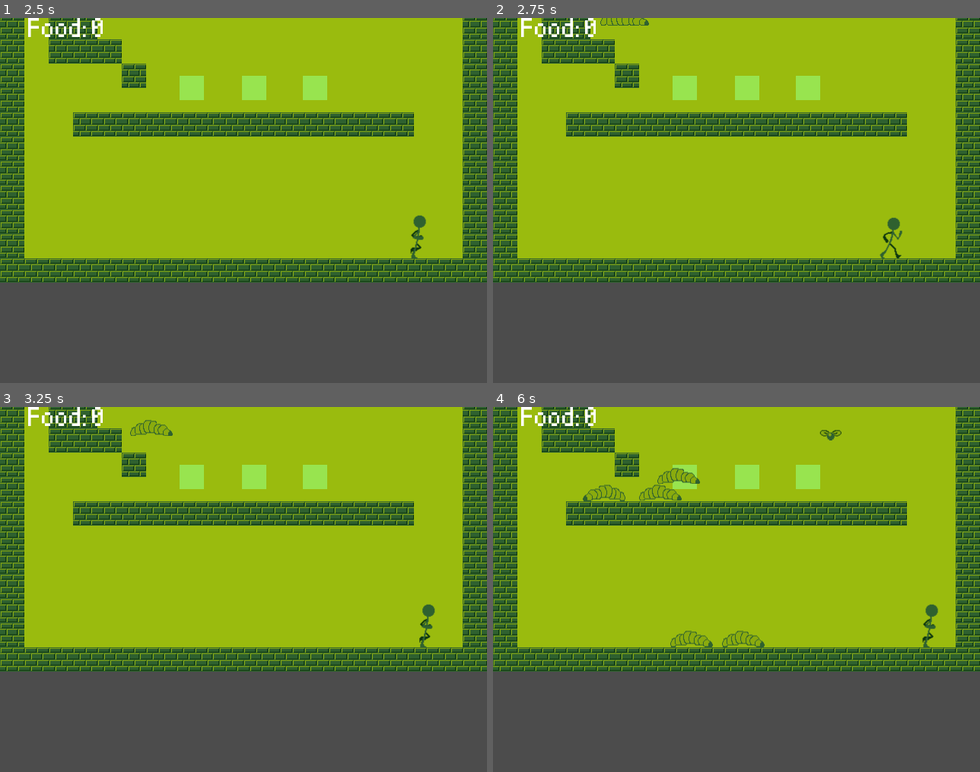
Above: before the commit, frames 1-4 (two rows, left to right).
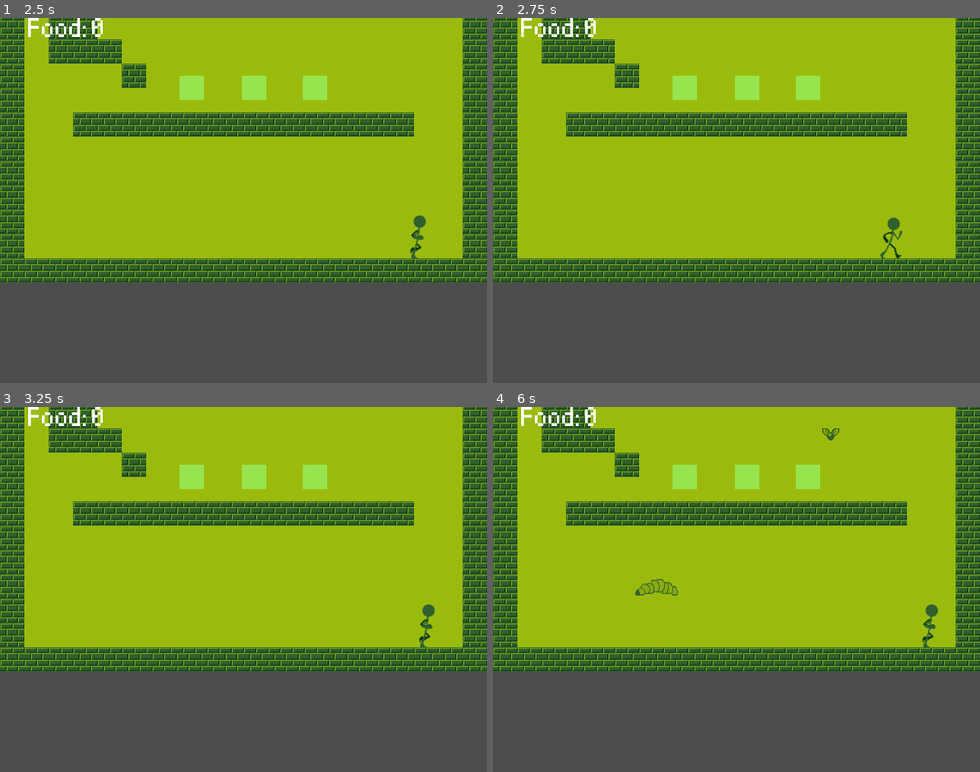
Above: after the commit, the same moments.

Repository: sbieser/LD41
Game: Godot game, scene res://Main.tscn
Two runs of this game, one before a commit and one after it. Both use one fixed random seed, a clock stepped at 60 frames per second and the inputs below.
Inputs:
- Up to frame 1 (2.5 s): tap Enter (ui_accept) at 0.5, 1.35, 1.52, 1.82 s; hold Enter (ui_accept) 0.53-1.28 s; hold Right (ui_right) 0.53-2.03 s; hold Left (ui_left) from 2.03 s (still down); hold Enter (ui_accept) from 2.03 s (still down)
- Up to frame 2 (2.75 s): keep holding Left (ui_left); keep holding Enter (ui_accept)
- Up to frame 3 (3.25 s): release Left (ui_left) at 2.78 s; release Enter (ui_accept) at 2.78 s; hold Right (ui_right) from 2.78 s (still down); tap Enter (ui_accept) at 2.85, 3.02 s
- Up to frame 4 (6 s): tap Enter (ui_accept) at 3.32, 4.35, 4.52, 4.82, 5.85 s; hold Enter (ui_accept) 3.53-4.28 s; release Right (ui_right) at 4.28 s; hold Left (ui_left) 4.28-5.03 s; hold Right (ui_right) 5.03-5.78 s; hold Enter (ui_accept) 5.03-5.78 s; hold Left (ui_left) from 5.78 s (still down)

Frame 1 is identical in both runs. In frame 2, less than 0.1% of the frame differs, in the area x 22-33%, y 0-3%; in frame 3, 0.1%; in frame 4, 0.9%, in the area x 18-72%, y 5-66%.
Error after the commit: Parse Error: Can't preload resource at path: res://Main.gd (res://Enemy_Grub.gd:3)

Commit message:
Connect HUD for game over

Diff:
--- a/Enemy_Fly.tscn
+++ b/Enemy_Fly.tscn
@@ -36,8 +36,11 @@
 _sections_unfolded = [ "Collision", "Transform" ]
 SPEED = 3
 
-[node name="LeftSide" type="Area2D" parent="." index="0"]
+[node name="LeftSide" type="Area2D" parent="." index="0" groups=[
+"enemy",
+]]
 
+editor/display_folded = true
 position = Vector2( -5.94397, 15.0359 )
 scale = Vector2( 0.440762, 0.26104 )
 input_pickable = false
@@ -52,9 +55,11 @@
 
 position = Vector2( -6.31953, 3.1953 )
 scale = Vector2( 2.14489, 3.33188 )
-shape = SubResource( 2 )
+shape = SubResource( 1 )
 
-[node name="RightSide" type="Area2D" parent="." index="1"]
+[node name="RightSide" type="Area2D" parent="." index="1" groups=[
+"enemy",
+]]
 
 editor/display_folded = true
 position = Vector2( -6.68277, 15.807 )
@@ -71,13 +76,16 @@
 
 position = Vector2( 29.6876, -1.26256 )
 scale = Vector2( 0.883447, 3.34499 )
-shape = SubResource( 2 )
+shape = SubResource( 1 )
 
-[node name="AnimatedSprite" type="AnimatedSprite" parent="." index="2"]
+[node name="AnimatedSprite" type="AnimatedSprite" parent="." index="2" groups=[
+"enemy",
+]]
 
 position = Vector2( 2.05623, 15.6785 )
-frames = SubResource( 1 )
+frames = SubResource( 2 )
 animation = "move1"
+frame = 1
 playing = true
 
 [node name="HitBox2" type="CollisionShape2D" parent="." index="3"]
--- a/Enemy_Grub.gd
+++ b/Enemy_Grub.gd
@@ -1,7 +1,8 @@
 extends KinematicBody2D
 
+onready var main = preload("res://Main.gd")
+
 signal hit
-signal enemy_died
 signal changed_directions
 
 export (float) var SPEEDX = 1
@@ -26,6 +27,11 @@
 
 	move_directions()
 
+	self.connect("hit", self, "hit_detected")
+	#$Left_side.connect("hit", self, "hit_detected")
+	#$Right_side.connect("hit", self, "hit_detected")
+	#$Body.connect("hit", self, "hit_detected")
+
 func _process(delta):
 	if hitpoint > 0:
 		move_directions()
@@ -36,11 +42,12 @@
 
 func remove_enemy():
 	queue_free()
-	emit_signal("enemy_died")
+	#main.emit_signal("enemy_died")
 
 func hit_detected():
+	print('hit!!!')
 	hitpoint = hitpoint - 1
-	emit_signal("hit")
+
 	if hitpoint < 1:
 		remove_enemy()
 
--- a/Enemy_Grub.tscn
+++ b/Enemy_Grub.tscn
@@ -23,7 +23,9 @@
 "speed": 2.0
 } ]
 
-[node name="Enemy_Grub" type="KinematicBody2D" index="0"]
+[node name="Enemy_Grub" type="KinematicBody2D" groups=[
+"enemy",
+]]
 
 position = Vector2( -0.0769463, 0.92334 )
 input_pickable = false
@@ -33,8 +35,11 @@
 script = ExtResource( 1 )
 SPEEDX = 1
 
-[node name="Left_side" type="Area2D" parent="." index="0"]
+[node name="Left_side" type="Area2D" parent="." index="0" groups=[
+"enemy",
+]]
 
+editor/display_folded = true
 position = Vector2( 0.391144, 0.993797 )
 input_pickable = true
 gravity_vec = Vector2( 0, 1 )
@@ -55,8 +60,11 @@
 shape = SubResource( 1 )
 _sections_unfolded = [ "Transform" ]
 
-[node name="Right_side" type="Area2D" parent="." index="1"]
+[node name="Right_side" type="Area2D" parent="." index="1" groups=[
+"enemy",
+]]
 
+editor/display_folded = true
 position = Vector2( 0.776672, 1.37933 )
 input_pickable = true
 gravity_vec = Vector2( 0, 1 )
@@ -76,7 +84,9 @@
 shape = SubResource( 1 )
 _sections_unfolded = [ "Transform" ]
 
-[node name="CollisionShape2D" type="CollisionShape2D" parent="." index="2"]
+[node name="Body" type="CollisionShape2D" parent="." index="2" groups=[
+"enemy",
+]]
 
 position = Vector2( 0.198606, 7.56954 )
 scale = Vector2( 3.10406, 0.998441 )
--- a/HUD.gd
+++ b/HUD.gd
@@ -1,4 +1,12 @@
 extends CanvasLayer
+
+onready var main = preload("res://Main.gd")
+
+signal game_over
+signal main_menu
+signal restart
+
+var game = false
 
 # class member variables go here, for example:
 # var a = 2
@@ -7,7 +15,58 @@
 func _ready():
 	# Called every time the node is added to the scene.
 	# Initialization here
-	pass
+
+	self.connect( "game_over", self, "handle_game_over" )
+	self.connect( "restart", self, "start_game")
+	self.connect( "main_menu", self, "main_menu")
+
+
+func _process(delta):
+	if game:
+		game_over_input()
 
 func update_score(score):
 	$FoodCount.text = str(score)
+
+func main_menu():
+	$QuitLabel.visible = false
+	$RetryLabel.visible = false
+	$GameOverLabel.visible = false
+	$FoodLabel.visible = false
+	$FoodCount.visible = false
+	game = false
+
+func start_game():
+	update_score(0)
+	$QuitLabel.visible = false
+	$RetryLabel.visible = false
+	$GameOverLabel.visible = false
+	$FoodLabel.visible = true
+	$FoodCount.visible = true
+	game = false
+
+func handle_game_over():
+	$QuitLabel.visible = true
+	$RetryLabel.visible = true
+	$GameOverLabel.visible = true
+	$FoodLabel.visible = false
+	$FoodCount.visible = false
+	$QuitLabel.set("custom_colors/font_color", "FFFFFF")
+	$RetryLabel.set("custom_colors/font_color", "333333")
+	game = true
+
+func game_over_input():
+	var right = Input.is_action_pressed("ui_right")
+	var left = Input.is_action_pressed("ui_left")
+	var enter = Input.is_action_pressed("ui_accept")
+
+	if right:
+		$QuitLabel.set("custom_colors/font_color", "333333")
+		$RetryLabel.set("custom_colors/font_color", "FFFFFF")
+	elif left:
+		$QuitLabel.set("custom_colors/font_color", "FFFFFF")
+		$RetryLabel.set("custom_colors/font_color", "333333")
+	else:
+		main.emit_signal("main_menu")
+		main.emit_signal("retry")
+		pass
--- a/HUD.tscn
+++ b/HUD.tscn
@@ -18,6 +18,29 @@
 use_filter = false
 font_data = ExtResource( 2 )
 _sections_unfolded = [ "Font", "Settings" ]
+
+[sub_resource type="DynamicFont" id=3]
+
+size = 48
+use_mipmaps = false
+use_filter = false
+font_data = ExtResource( 2 )
+_sections_unfolded = [ "Font", "Settings" ]
+
+[sub_resource type="DynamicFont" id=4]
+
+size = 32
+use_mipmaps = false
+use_filter = true
+font_data = ExtResource( 2 )
+_sections_unfolded = [ "Font", "Settings" ]
+
+[sub_resource type="DynamicFont" id=5]
+
+size = 32
+use_mipmaps = false
+use_filter = true
+font_data = ExtResource( 2 )
 
 [node name="HUD" type="CanvasLayer"]
 
@@ -71,3 +94,75 @@
 lines_skipped = 0
 max_lines_visible = -1
 _sections_unfolded = [ "custom_fonts" ]
+
+[node name="GameOverLabel" type="Label" parent="." index="2"]
+
+visible = false
+anchor_left = 0.0
+anchor_top = 0.0
+anchor_right = 0.0
+anchor_bottom = 0.0
+margin_left = 195.0
+margin_top = 140.0
+margin_right = 123.0
+margin_bottom = 64.0
+rect_pivot_offset = Vector2( 0, 0 )
+rect_clip_content = false
+mouse_filter = 2
+mouse_default_cursor_shape = 0
+size_flags_horizontal = 1
+size_flags_vertical = 4
+custom_fonts/font = SubResource( 3 )
+text = "Game Over"
+percent_visible = 1.0
+lines_skipped = 0
+max_lines_visible = -1
+_sections_unfolded = [ "Margin", "custom_fonts" ]
+
+[node name="RetryLabel" type="Label" parent="." index="3"]
+
+visible = false
+anchor_left = 0.0
+anchor_top = 0.0
+anchor_right = 0.0
+anchor_bottom = 0.0
+margin_left = 160.0
+margin_top = 260.0
+margin_right = 269.0
+margin_bottom = 293.0
+rect_pivot_offset = Vector2( 0, 0 )
+rect_clip_content = false
+mouse_filter = 2
+mouse_default_cursor_shape = 0
+size_flags_horizontal = 1
+size_flags_vertical = 4
+custom_fonts/font = SubResource( 4 )
+text = "Retry?"
+percent_visible = 1.0
+lines_skipped = 0
+max_lines_visible = -1
+_sections_unfolded = [ "Margin", "custom_colors", "custom_fonts" ]
+
+[node name="QuitLabel" type="Label" parent="." index="4"]
+
+visible = false
+anchor_left = 0.0
+anchor_top = 0.0
+anchor_right = 0.0
+anchor_bottom = 0.0
+margin_left = 380.0
+margin_top = 260.0
+margin_right = 40.0
+margin_bottom = 14.0
+rect_pivot_offset = Vector2( 0, 0 )
+rect_clip_content = false
+mouse_filter = 2
+mouse_default_cursor_shape = 0
+size_flags_horizontal = 1
+size_flags_vertical = 4
+custom_fonts/font = SubResource( 5 )
+text = "Quit?"
+percent_visible = 1.0
+lines_skipped = 0
+max_lines_visible = -1
+_sections_unfolded = [ "Margin", "custom_colors", "custom_fonts" ]
--- a/Main.gd
+++ b/Main.gd
@@ -12,11 +12,18 @@
 var all_flys = []
 var spawn_list
 
+signal restart
+signal main_menu
+signal game_over
+
 func _ready():
 	# Called every time the node is added to the scene.
 	# Initialization here
 	spawn_list = [$Fly_spawn1, $Fly_spawn2, $SpawnGrub_1]
-	pass
+	self.connect( "game_over", self, "handle_game_over")
+	self.connect( "restart", self, "handle_restart_game" )
+	self.connect( "main_menu", self, "handle_main_menu" )
+	#self.connect( "enemy_died", self, "_on_Player_hit" )
 
 func _on_Timer_timeout():
 	#pass # replace with function body
@@ -48,6 +55,7 @@
 	$HUD.update_score(food_count)
 
 func _on_SpawnTimer_timeout():
+	#
 	if all_flys.size() < 5:
 		randomize()
 		var fly_instance = fly_scene.instance()
@@ -56,3 +64,16 @@
 		fly_instance.position = i.position
 		add_child(fly_instance)
 		all_flys.push_back(fly_instance)
+
+func handle_restart_game():
+	print("handling retry")
+	$HUD.emit_signal("restart")
+	pass
+
+func handle_main_menu():
+	print("handling main menu")
+	$HUD.emit_signal("main_menu")
+	pass
+
+func handle_game_over():
+	$HUD.emit_signal("game_over")
Not shown: 1 places in Enemy_Fly.tscn that only renumber resources
Not shown: 1 places in HUD.tscn that only renumber resources
